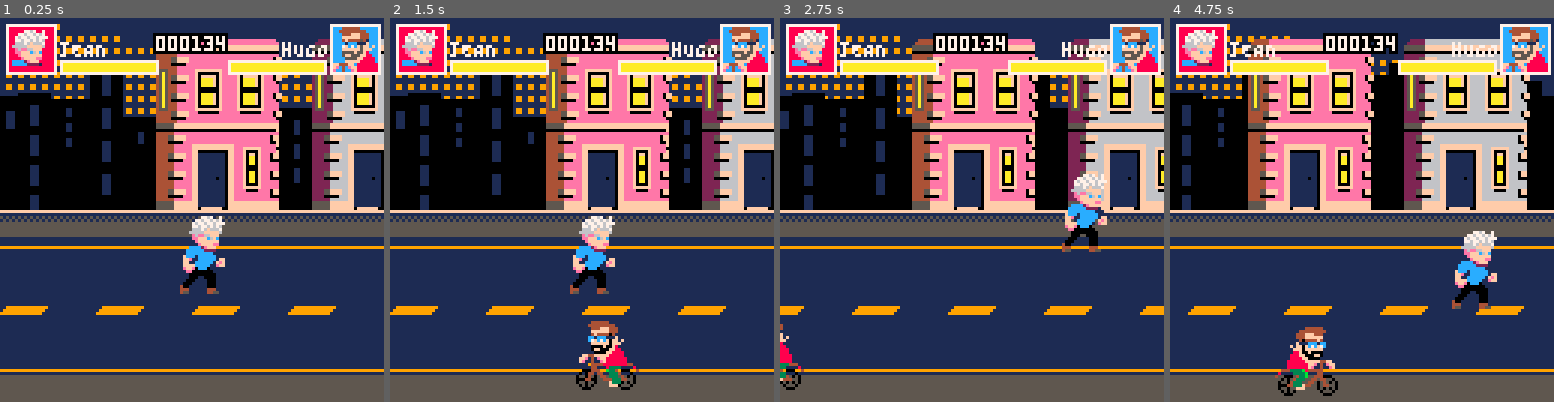
Above: before the commit, frames 1-4 (left to right).
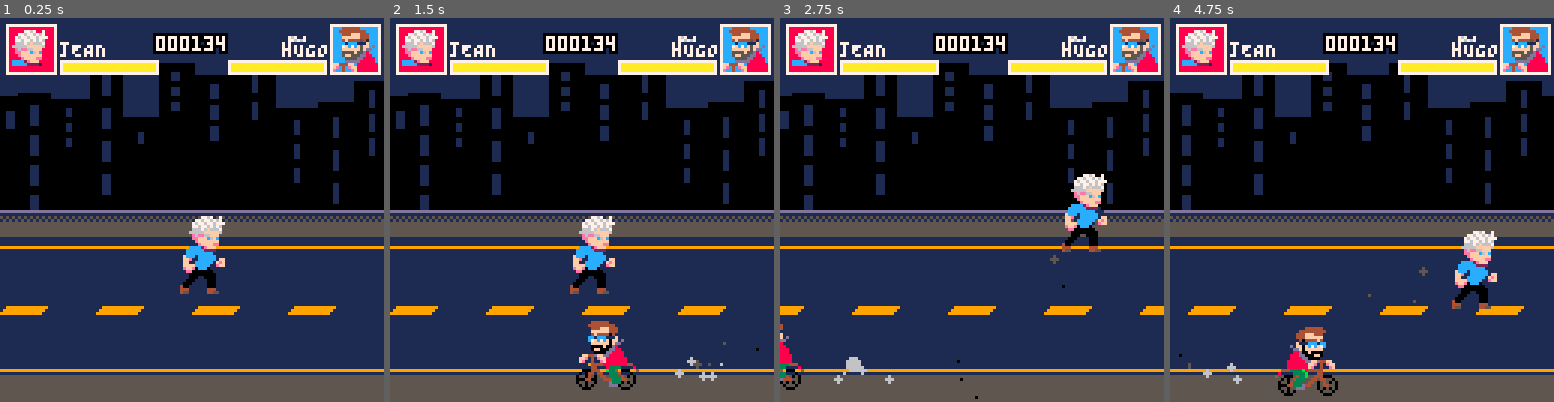
Above: after the commit, the same moments.

Repository: theRenard/street-punchd
Game: PICO-8 cartridge street punchd.p8
Two runs of this game, one before a commit and one after it. Both use one fixed random seed, a clock stepped at 60 frames per second and the inputs below.
Inputs:
- Up to frame 1 (0.25 s): no input
- Up to frame 2 (1.5 s): tap X (X key) at 0.33, 1.07 s
- Up to frame 3 (2.75 s): hold Right 1.6-2.1 s; tap X (X key) at 1.85 s; hold Up 2.15-2.42 s; hold Right from 2.47 s (still down)
- Up to frame 4 (4.75 s): tap X (X key) at 2.97, 4.08 s; release Right at 3.03 s; hold Left 3.08-3.58 s; hold Down 3.63-3.97 s; hold Right 4.02-4.68 s; hold Up from 4.73 s (still down)

The runs differ from the first frame. In frame 1, 20% of the frame differs, in the area x 0-100%, y 1-51%; in frame 2, 20%; in frame 3, 21%; in frame 4, 24%, in the area x 0-100%, y 1-97%.

Commit message:
Add particle system and integrate into player and cyclist movement. Implemented particle creation for dust effects when the player and cyclists move, enhancing visual feedback. Updated main loop to initialize and update particles.

Diff:
--- a/code/entities/cyclists.lua
+++ b/code/entities/cyclists.lua
@@ -61,6 +61,13 @@
 
   -- Update z-order for proper drawing
   cyclist.z_order = cyclist.y + cyclist.height
+
+  -- Create dust particles behind the cyclist when moving
+  if rnd(100) < 20 then
+    -- Position dust behind the cyclist based on their direction
+    local dust_x = cyclist.x + (cyclist.direction == 1 and -8 or cyclist.width + 8)
+    create_dust(dust_x + randfloat(-3, 3), cyclist.y + cyclist.height - 2, 1)
+  end
 end
 
 function draw_cyclists()
--- a/code/entities/player.lua
+++ b/code/entities/player.lua
@@ -147,6 +147,10 @@
     end
   end
 
+  -- Create dust particles when player is moving
+  if (player.velocity_x != 0 or player.velocity_y != 0) and rnd(100) < 15 then
+    create_dust(player.x + randfloat(-4, 4), player.y + player.height - 2, 1)
+  end
 end
 
 function draw_player()
--- a/code/main.lua
+++ b/code/main.lua
@@ -11,6 +11,7 @@
 	init_home()
 	init_player()
 	init_cyclists()
+	init_particles()
 	reset_score()
 end
 
@@ -20,6 +21,7 @@
 	update_home()
 	update_player()
 	update_cyclists()
+	update_particles()
 	update_top_bars()
 	update_score()
 end
@@ -27,13 +29,14 @@
 function _draw()
 	cls(1)
 
-	draw_background()
+	-- draw_background()
 	draw_buildings()
 	draw_street()
-	draw_home()
+	-- draw_home()
 	draw_objects()
 	draw_player()
 	draw_cyclists()
+	draw_particles()
 	draw_top_bars()
 	draw_score()
 end
--- a/code/particles.lua
+++ b/code/particles.lua
@@ -1,34 +1,192 @@
--- particle
-particle = entity:extend({
-  frame = 0,
-  frames = 10,
-  rad = 1,
-  clr = 5,
-  sx = 0,
-  sy = 0,
+-- particle system
+particles = {}
 
-  update = function(_ENV)
-    x += sx
-    y += sy
-    frame += 1
+-- particle manager
+function init_particles()
+  particles = {}
+end
 
-    if frame >= frames then
-      destroy(_ENV)
+function add_particle(p)
+  add(particles, p)
+end
+
+function update_particles()
+  for p in all(particles) do
+    update_particle(p)
+    if p.dead then
+      del(particles, p)
     end
-  end,
+  end
+end
 
-  draw = function(_ENV)
-    local r = (1 - frame / frames) * rad
-    circfill(x, y, r, clr)
+function draw_particles()
+  for p in all(particles) do
+    draw_particle(p)
   end
-})
+end
 
-dust = particle:extend({
-  rad = 3,
-  sy = -.25
-})
+-- particle functions
+function make_particle(x, y, sx, sy, type)
+  local p = {
+    x = x or 0,
+    y = y or 0,
+    sx = sx or 0,
+    sy = sy or 0,
+    ax = 0,
+    ay = 0,
+    frame = 0,
+    max_frames = 30,
+    rad = 1,
+    max_rad = 1,
+    clr = 7,
+    dead = false,
+    gravity = 0,
+    friction = 1,
+    fade = true,
+    type = type or "basic"
+  }
 
-spark = particle:extend({
-  clr = 10,
-  sy = -.5
-})
+  -- set properties based on type
+  if type == "dust" then
+    p.max_frames = 45
+    p.rad = randfloat(1, 3)
+    p.max_rad = p.rad
+    p.clr = 6
+    p.gravity = 0.02
+    p.friction = 0.98
+    p.sx = randfloat(-0.5, 0.5)
+    p.sy = randfloat(-1, -0.2)
+  elseif type == "spark" then
+    p.max_frames = 20
+    p.rad = 1
+    p.max_rad = 1
+    p.clr = ({7, 8, 9, 10})[randint(1, 4)]
+    p.gravity = 0.05
+    p.friction = 0.95
+    p.sx = randfloat(-2, 2)
+    p.sy = randfloat(-3, -1)
+  elseif type == "explosion" then
+    p.max_frames = 30
+    p.rad = randfloat(2, 5)
+    p.max_rad = p.rad
+    p.clr = ({8, 9, 10, 7})[randint(1, 4)]
+    p.gravity = 0.1
+    p.friction = 0.92
+    local angle = randfloat(0, 1)
+    local speed = randfloat(1, 4)
+    p.sx = cos(angle) * speed
+    p.sy = sin(angle) * speed
+  elseif type == "smoke" then
+    p.max_frames = 60
+    p.rad = randfloat(2, 4)
+    p.max_rad = p.rad
+    p.clr = 13
+    p.gravity = -0.02
+    p.friction = 0.99
+    p.sx = randfloat(-0.3, 0.3)
+    p.sy = randfloat(-0.8, -0.2)
+  end
+
+  return p
+end
+
+function update_particle(p)
+  -- apply physics
+  p.sx += p.ax
+  p.sy += p.ay
+  p.sy += p.gravity
+
+  -- apply friction
+  p.sx *= p.friction
+  p.sy *= p.friction
+
+  -- move
+  p.x += p.sx
+  p.y += p.sy
+
+  -- age
+  p.frame += 1
+  if p.frame >= p.max_frames then
+    p.dead = true
+  end
+
+  -- bounds check
+  if p.x < -8 or p.x > 136 or p.y < -8 or p.y > 136 then
+    p.dead = true
+  end
+end
+
+function draw_particle(p)
+  if p.dead then return end
+
+  local life_ratio = 1 - (p.frame / p.max_frames)
+  local current_rad = p.rad
+  local current_clr = p.clr
+
+  if p.fade then
+    current_rad = life_ratio * p.max_rad
+    -- fade by changing to darker colors
+    if life_ratio < 0.3 then
+      current_clr = 0
+    elseif life_ratio < 0.6 then
+      current_clr = 5
+    end
+  end
+
+  if current_rad > 0.5 then
+    circfill(p.x, p.y, current_rad, current_clr)
+  else
+    pset(p.x, p.y, current_clr)
+  end
+end
+
+-- convenience functions for creating particles
+function create_dust(x, y, count)
+  count = count or 1
+  for i = 1, count do
+    local p = make_particle(
+      x + randfloat(-2, 2),
+      y + randfloat(-2, 2),
+      0, 0, "dust"
+    )
+    add_particle(p)
+  end
+end
+
+function create_sparks(x, y, count)
+  count = count or 3
+  for i = 1, count do
+    local p = make_particle(
+      x + randfloat(-1, 1),
+      y + randfloat(-1, 1),
+      0, 0, "spark"
+    )
+    add_particle(p)
+  end
+end
+
+function create_explosion(x, y, count, force)
+  count = count or 8
+  force = force or 1
+  for i = 1, count do
+    local p = make_particle(x, y, 0, 0, "explosion")
+    -- scale by force
+    p.rad *= force
+    p.max_rad = p.rad
+    p.sx *= force
+    p.sy *= force
+    add_particle(p)
+  end
+end
+
+function create_smoke(x, y, count)
+  count = count or 2
+  for i = 1, count do
+    local p = make_particle(
+      x + randfloat(-1, 1),
+      y + randfloat(-1, 1),
+      0, 0, "smoke"
+    )
+    add_particle(p)
+  end
+end
--- a/code/ui/top_bars.lua
+++ b/code/ui/top_bars.lua
@@ -8,6 +8,7 @@
   local bar_height = 4
   local screen_width = 128
   local bar_margin = 2
+  map()
 
   -- Player (left)
   local player_x = margin
--- a/street punchd.p8
+++ b/street punchd.p8
@@ -13,6 +13,8 @@
 #include code/entities/cyclists.lua
 #include code/ui/top_bars.lua
 #include code/ui/score.lua
+#include code/particles.lua
+
 -- #include code/scenes/game.lua
 #include code/entities/building.lua
 #include code/main.lua
Not shown, changed: assets/town.aseprite
Not shown, added: assets/town.png
